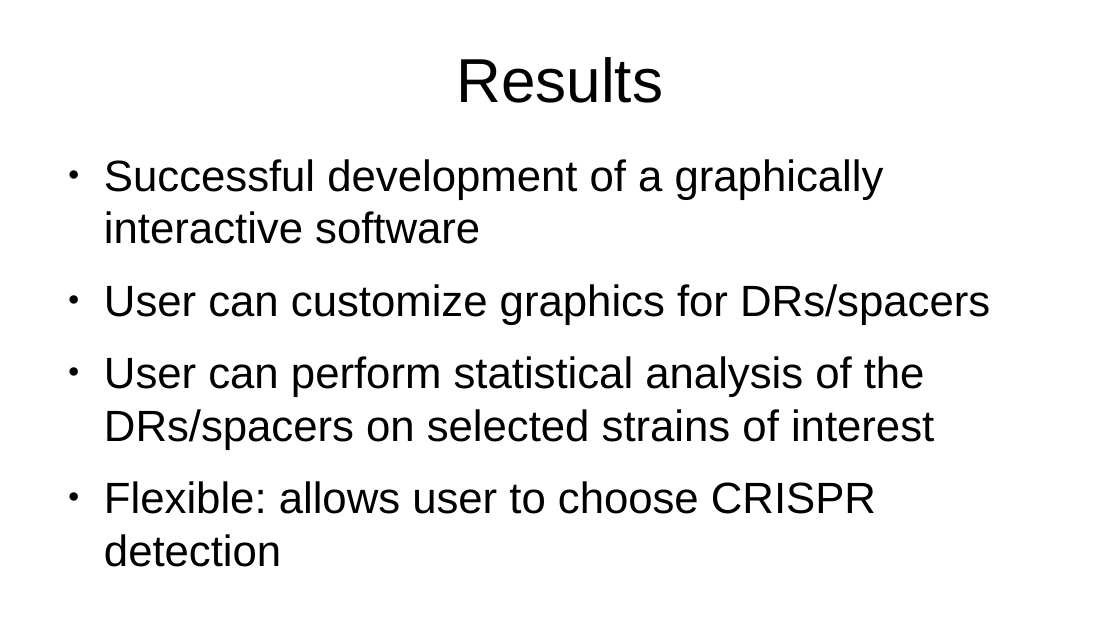
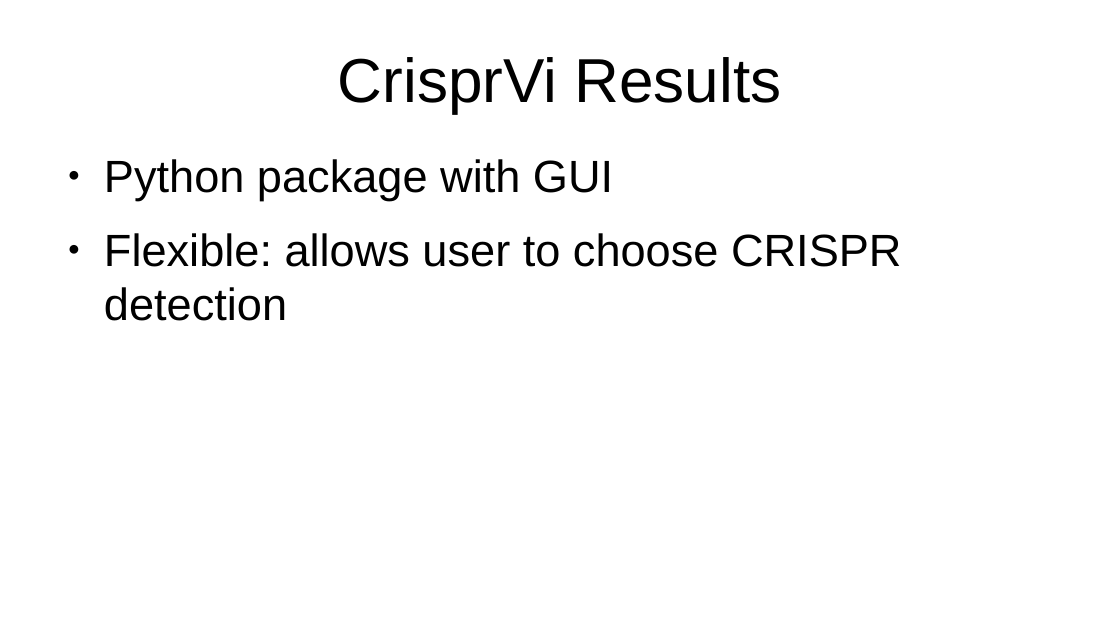
Before and after one commit to jwmathis/SSE591_Project3, a slide deck: slide 8 of Peer Review 1.pptx (slide 7 before the commit). Drawn at 1120x630 pixels with LibreOffice and Linux fonts; fonts in the diff are those of the drawing. Boxes give left, top, right and bottom in pixels: in the first picture for what was removed or moved away, otherwise in the second. Text is boxed around its words. In the diff, an @@ line names an element or a change of style, - is before the commit and + after.

```diff
--- a/Peer Review 1.pptx
+++ b/Peer Review 1.pptx
@@ title at bbox=[338, 57, 782, 113]: text changed @@
-Results
+CrisprVi Results
@@ text at bbox=[104, 159, 613, 201]: text changed; size 31 to 32 pt @@
-● Successful development of a graphically interactive software
-● User can customize graphics for DRs/spacers
-● User can perform statistical analysis of the DRs/spacers on selected strains of interest
+● Python package with GUI
@@ text at bbox=[104, 233, 902, 321]: size 31 to 32 pt in "Flexible: allows user to choose CRISPR detection" @@
```
Also in this commit, not shown: 3 other slides changed, 3 slides added, 3 other files.
